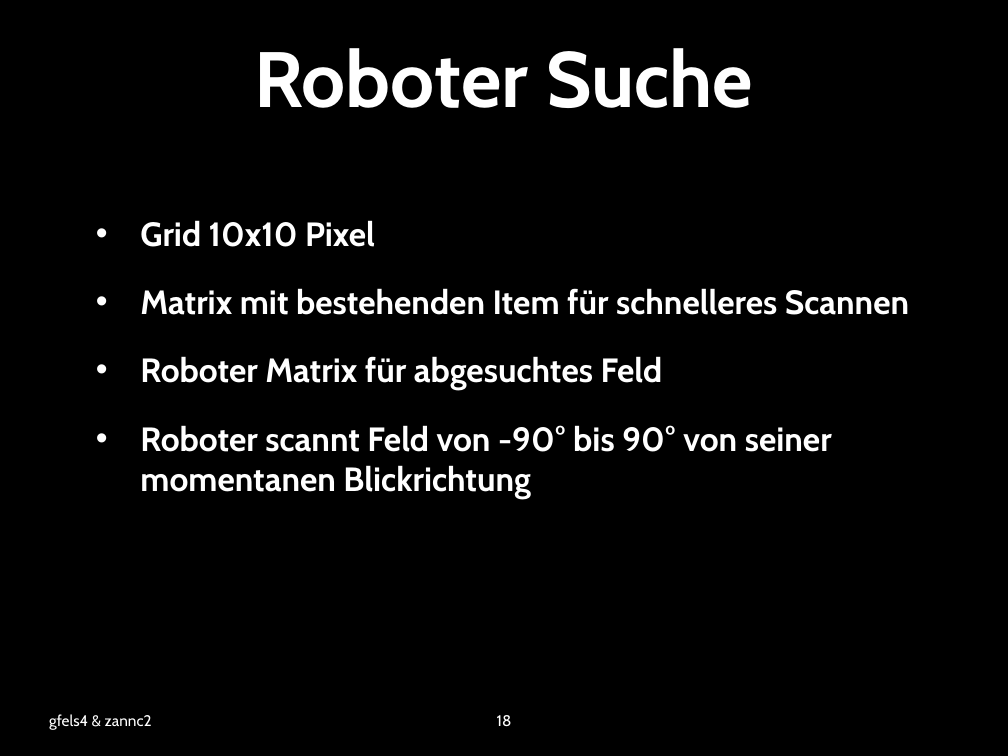
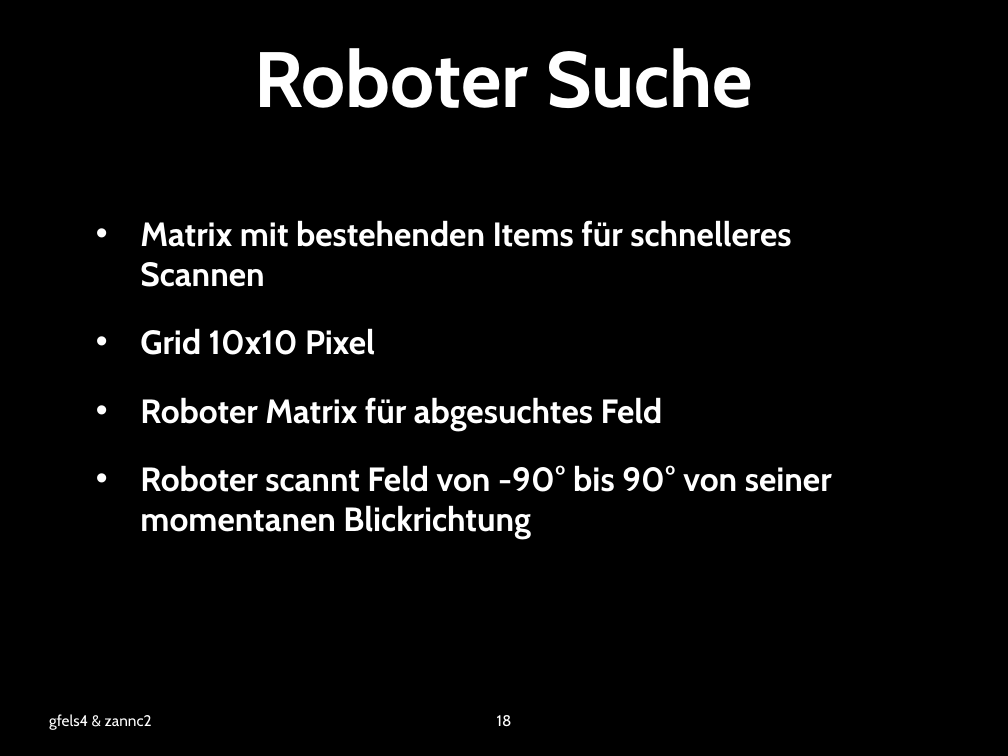
Before and after one commit to zannc2/SearchRobot, a slide deck: slide 18 of SearchRobot/doc/presentation.pptx. Drawn at 1008x756 pixels with LibreOffice and Linux fonts; fonts in the diff are those of the drawing; background and template pictures are left out. Boxes give left, top, right and bottom in pixels: in the first picture for what was removed or moved away, otherwise in the second. Text is boxed around its words. In the diff, an @@ line names an element or a change of style, - is before the commit and + after.

```diff
--- a/SearchRobot/doc/presentation.pptx
+++ b/SearchRobot/doc/presentation.pptx
@@ text at (140, 220, 791, 287): paragraph added @@
+• Matrix mit bestehenden Items für schnelleres Scannen
@@ text at (140, 288, 909, 315): paragraph removed @@
-• Matrix mit bestehenden Item für schnelleres Scannen
```
Also in this commit, not shown: 6 other slides changed.
